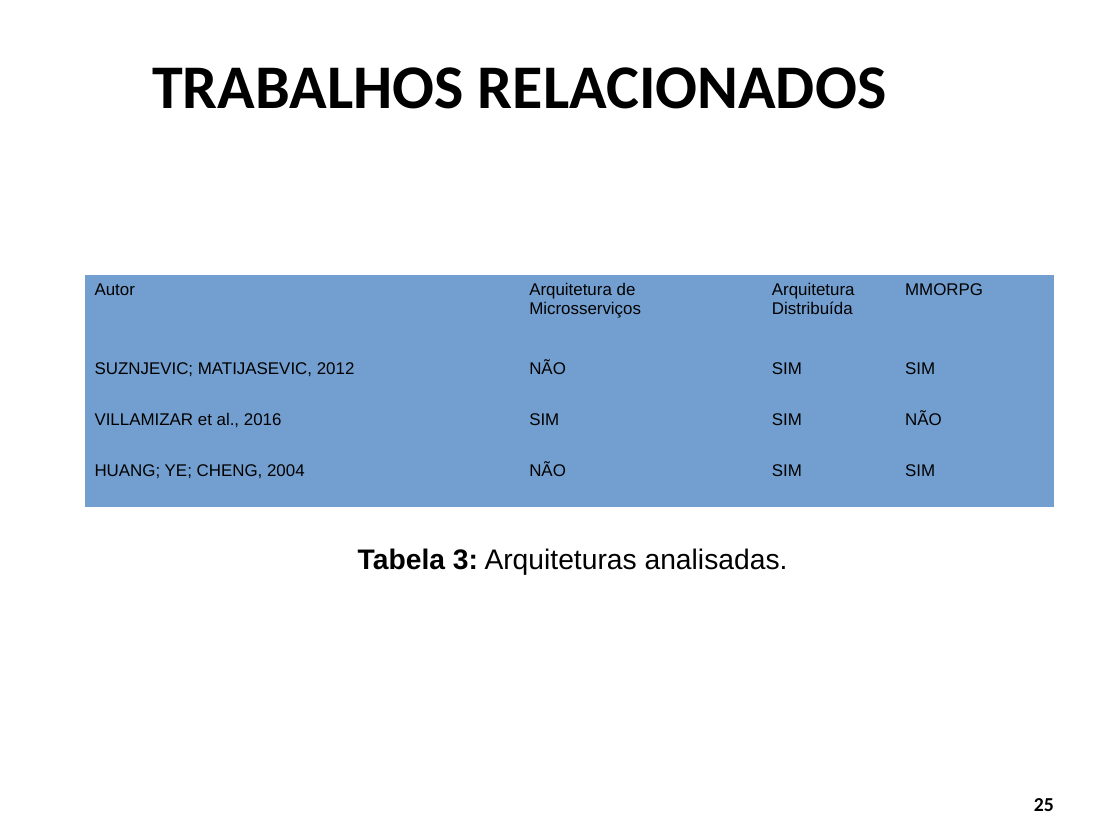
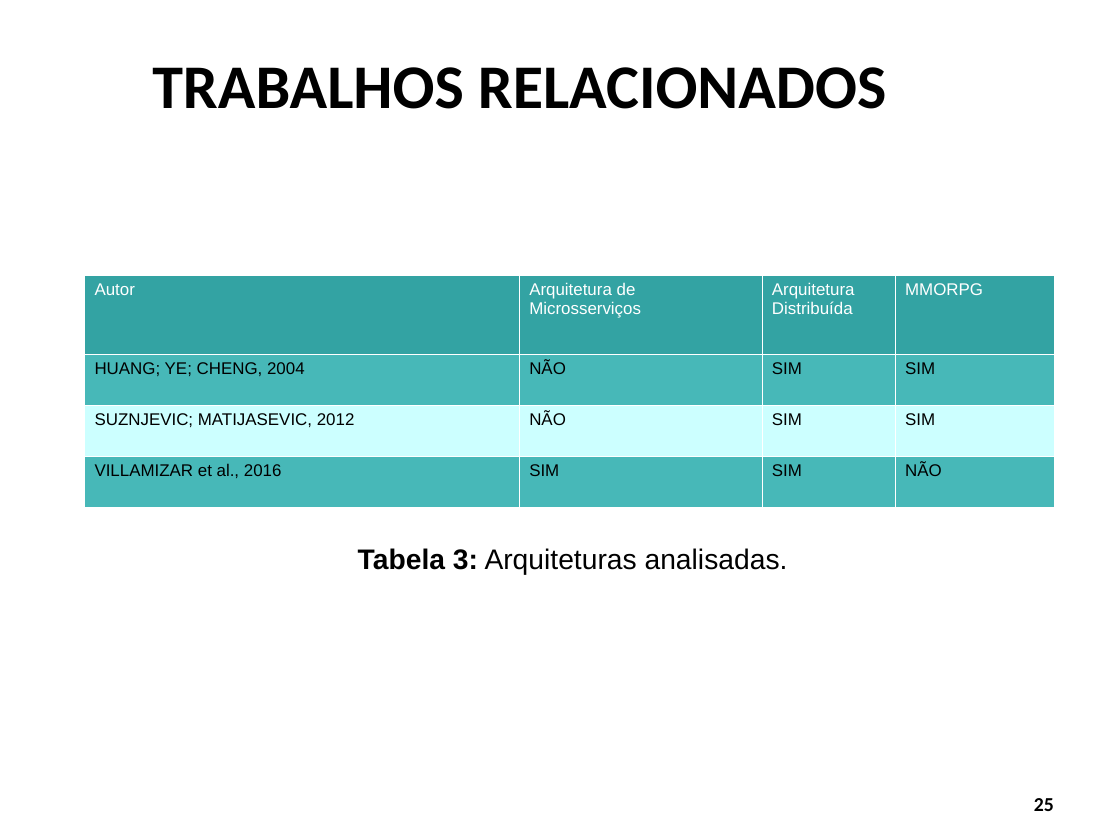
Before and after one commit to Schweigert/TCC, a slide deck: slide 25 of tcc/Apresentacao/apresentacao_tcc1.odp. Drawn at 1120x840 pixels with LibreOffice and Linux fonts; fonts in the diff are those of the drawing; background and template pictures are left out. Boxes give left, top, right and bottom in pixels: in the first picture for what was removed or moved away, otherwise in the second. Text is boxed around its words. In the diff, an @@ line names an element or a change of style, - is before the commit and + after.

```diff
--- a/tcc/Apresentacao/apresentacao_tcc1.odp
+++ b/tcc/Apresentacao/apresentacao_tcc1.odp
@@ table at [84,274,1054,507] @@
+row 2: HUANG; YE; CHENG, 2004 | NÃO | SIM | SIM
-row 4: HUANG; YE; CHENG, 2004 | NÃO | SIM | SIM
@@ fill #729FCF to #33A3A3 in row 1 @@
@@ fill #729FCF to #47B8B8 in 8 cells @@
@@ fill #729FCF to #CCFFFF in row 3 @@
@@ text colour #000000 to #FFFFFF in "Autor", "Arquitetura de Microsserviços", "Arquitetura Distribuída", "MMORPG" @@
@@ borders changed @@
```
Also in this commit, not shown: 1 other slide changed, 15 other files.
